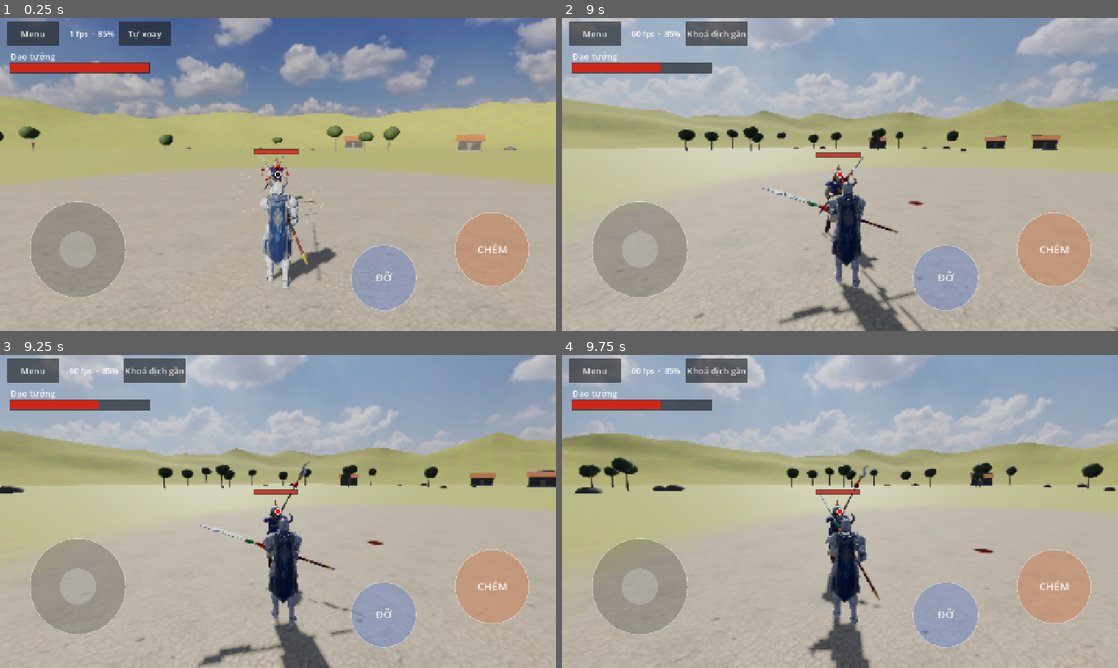
Above: before the commit, frames 1-4 (two rows, left to right).
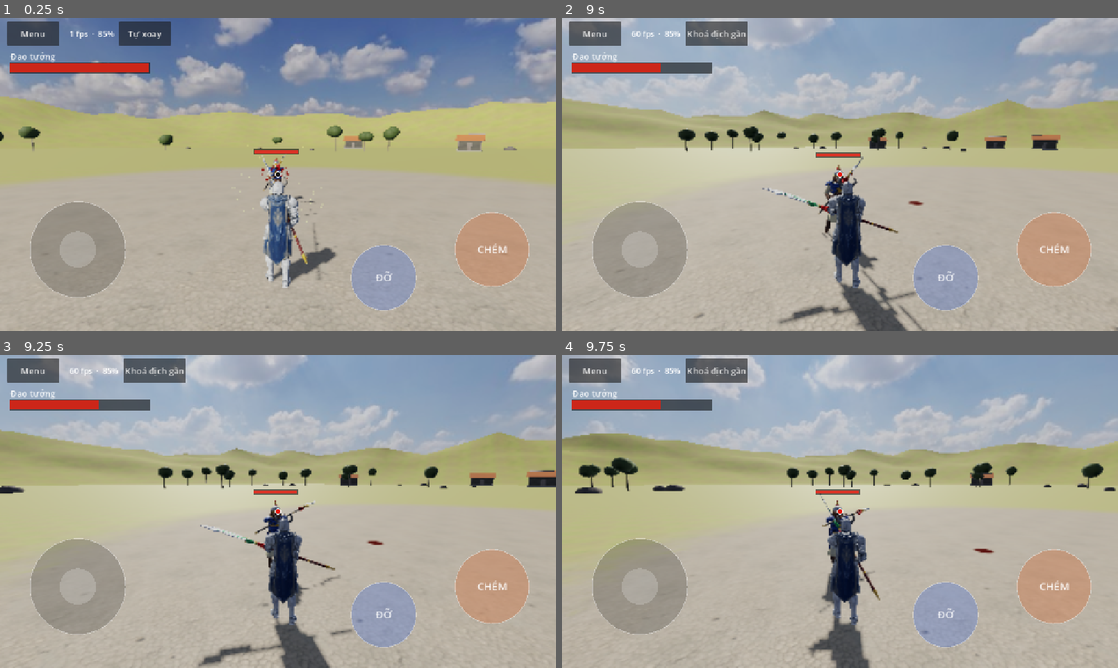
Above: after the commit, the same moments.

Repository: quanace11/MountBladeMobile
Game: Godot game, scene res://scenes/match.tscn
Two runs of this game, one before a commit and one after it. Both use one fixed random seed, a clock stepped at 60 frames per second and the inputs below. This scene is started directly instead of the project's main scene.
Inputs (mouse positions are in pixels of both pictures, inside the frame that each line leads up to):
- Up to frame 1 (0.25 s): no input
- Up to frame 2 (9 s): click "Tự xoay" at 0.5 s; move the mouse to (812, 237) at 1.27 s; hold Up 1.28-2 s; tap I at 1.35, 5.85 s; click (812, 237) at 1.42 s; tap Space at 1.52, 4.52, 7.52 s; drag from (1006, 221) to (812, 237) at 2.02 s; move the mouse to (673, 127) at 2.77 s; hold Left 2.78-3.5 s; tap J at 2.85, 7.35 s; drag from (867, 174) to (673, 127) at 3.52 s; move the mouse to (756, 96) at 4.27 s; hold Down 4.28-5 s; hold Q 4.28-5 s; drag from (962, 158) to (756, 96) at 5.02 s; move the mouse to (728, 190) at 5.77 s; hold Up 5.78-6.5 s; click (728, 190) at 5.92 s; drag from (895, 105) to (728, 190) at 6.52 s; move the mouse to (812, 237) at 7.27 s; hold Right 7.28-8 s; drag from (1006, 221) to (812, 237) at 8.02 s; move the mouse to (673, 127) at 8.77 s; hold Down from 8.78 s (still down); hold Q from 8.78 s (still down)
- Up to frame 3 (9.25 s): keep holding Down; keep holding Q
- Up to frame 4 (9.75 s): release Down at 9.5 s; release Q at 9.5 s; drag from (867, 511) to (673, 464) at 9.52 s

Frames 1-2 are identical in both runs. In frame 3, 0.3% of the frame differs, in the area x 45-65%, y 34-83%; in frame 4, 0.2%.

Commit message:
Chém trái/phải vung ngang ngang vai, mặt lưỡi nằm ngang, lưỡi sắc đi trước
Co-Authored-By: Claude Opus 5.5 <noreply@anthropic.com>
Claude-Session: https://claude.ai/code/session_01QffKCiTfakvzQeGmkV1Yqv

Diff:
--- a/src/data/pose_set.gd
+++ b/src/data/pose_set.gd
@@ -4,8 +4,8 @@
 ## Mỗi tư thế gồm vị trí bàn tay phải (mét, theo thân: x phải, y lên, -z trước)
 ## và góc vũ khí (độ, Euler YXZ). Vũ khí dựng theo trục +y từ bàn tay (phía lưỡi), lưỡi sắc quay về -x.
 ## Tay trái tự nắm chỗ cán gần vai trái nhất, nên cả hai tay luôn ở trên cán.
-## Các góc được tính từ hướng lưỡi và hướng lưỡi sắc cho tiện chỉnh: gồng ngang thì lưỡi chĩa ra sau
-## vai, chém xong lưỡi ở trước mặt phía bên kia; bổ thì lưỡi từ sau đầu vung qua đỉnh xuống trước mặt.
+## Các góc được tính từ hướng lưỡi và hướng lưỡi sắc cho tiện chỉnh: chém trái/phải là vung ngang ngang vai,
+## gồng thì lưỡi nằm ngang chĩa ra sau vai, chém xong lưỡi ở trước mặt phía bên kia, lưỡi sắc đi trước; bổ thì lưỡi từ sau đầu vung qua đỉnh xuống trước mặt.
 
 @export_group("Đứng")
 @export var idle_pos := Vector3(0.22, 1.0, -0.12)
@@ -13,19 +13,19 @@
 @export_group("Gồng")
 @export var windup_up_pos := Vector3(0.12, 1.62, 0.0)
 @export var windup_up_rot := Vector3(0, -97, -60)
-@export var windup_left_pos := Vector3(-0.12, 1.55, 0.05)
-@export var windup_left_rot := Vector3(-38, 180, -27)
-@export var windup_right_pos := Vector3(0.3, 1.5, 0.0)
-@export var windup_right_rot := Vector3(40, 0, -30)
+@export var windup_left_pos := Vector3(-0.15, 1.42, 0.05)
+@export var windup_left_rot := Vector3(87, -33, 0)
+@export var windup_right_pos := Vector3(0.32, 1.4, 0.02)
+@export var windup_right_rot := Vector3(-87, -147, 0)
 @export var windup_thrust_pos := Vector3(0.28, 1.12, 0.25)
 @export var windup_thrust_rot := Vector3(0, -81, 81)
 @export_group("Chém")
 @export var strike_up_pos := Vector3(0.15, 1.15, -0.35)
 @export var strike_up_rot := Vector3(0, -90, 110)
-@export var strike_left_pos := Vector3(0.4, 1.2, -0.4)
-@export var strike_left_rot := Vector3(81, -180, 49)
-@export var strike_right_pos := Vector3(-0.05, 1.25, -0.45)
-@export var strike_right_rot := Vector3(-81, 0, 49)
+@export var strike_left_pos := Vector3(0.4, 1.35, -0.4)
+@export var strike_left_rot := Vector3(90, 127, 0)
+@export var strike_right_pos := Vector3(-0.1, 1.35, -0.45)
+@export var strike_right_rot := Vector3(-90, 53, 0)
 @export var strike_thrust_pos := Vector3(0.18, 1.25, -0.45)
 @export var strike_thrust_rot := Vector3(0, -85, 87)
 @export_group("Đỡ")
--- a/src/view/fighter_view.gd
+++ b/src/view/fighter_view.gd
@@ -780,12 +780,12 @@
 
 
 ## Đường vung của từng hướng chém: lưỡi đi qua hướng này ở giữa đường (theo thân).
-## Chém ngang thì quét vòng phía trước qua bên sườn, bổ thì vung qua đỉnh đầu, đâm thì đi thẳng.
+## Chém trái/phải thì quét ngang ngang vai qua bên sườn ra trước mặt, bổ thì vung qua đỉnh đầu, đâm thì đi thẳng.
 static func _swing_via(dir: int) -> Vector3:
 	match dir:
 		Dir.UP: return Vector3(-0.05, 1.0, -0.15).normalized()
-		Dir.RIGHT: return Vector3(1.0, 0.3, -0.25).normalized()
-		Dir.LEFT: return Vector3(-1.0, 0.3, -0.25).normalized()
+		Dir.RIGHT: return Vector3(1.0, 0.05, -0.25).normalized()
+		Dir.LEFT: return Vector3(-1.0, 0.05, -0.25).normalized()
 	return Vector3.ZERO
 
 
@@ -805,8 +805,15 @@
 		_shaft = _swing_from_shaft.slerp(via, e * 2.0)
 	else:
 		_shaft = via.slerp(strike.y, e * 2.0 - 1.0)
-	_edge = _swing_from_edge.slerp(strike.x, e)
 	_hand.position = _swing_from_pos.lerp(strike_pos, e)
+	if cur.attack_dir == Dir.LEFT or cur.attack_dir == Dir.RIGHT:
+		# Vung ngang: mặt lưỡi nằm ngang, lưỡi sắc luôn đi trước theo vòng quét; tay đưa vòng ra trước ngực.
+		var s := 1.0 if cur.attack_dir == Dir.RIGHT else -1.0
+		var lead := _shaft.cross(Vector3.UP) * s
+		_edge = _swing_from_edge.slerp(lead, minf(1.0, e * 4.0)) if lead.length() > 0.1 else _edge
+		_hand.position += Vector3(0, 0, -0.18) * sin(PI * e)
+	else:
+		_edge = _swing_from_edge.slerp(strike.x, e)
 
 
 ## Xoay hướng a về b một phần k; nếu đường ngắn nhất đi qua sau lưng thì vòng ra phía trước.
